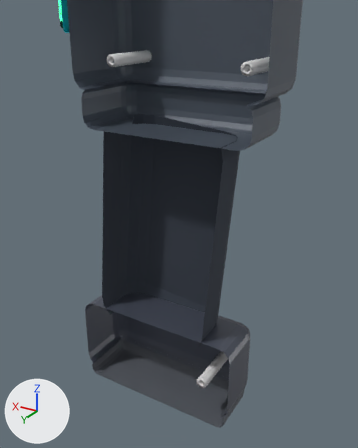
An edit to the Blender file Soleac_Modelo.blend, drawn before and after from the same camera.
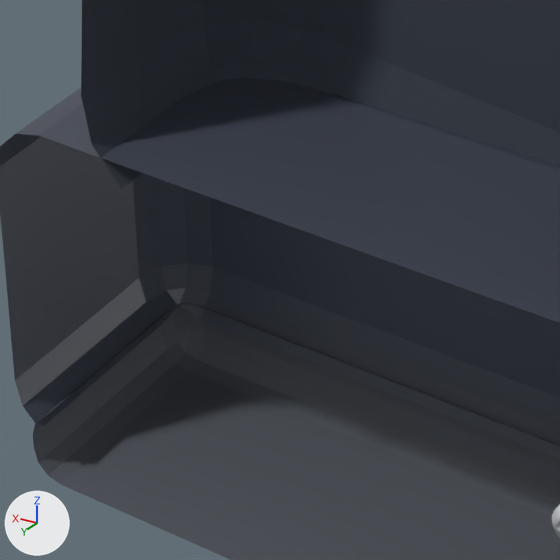
There are two pictures of each version: one from a 50 mm camera at (-0.1286, 0.2207, 0.1173) aimed at (0.0179, -0.0235, -0.0049), one close up on the part from 24% to 55% of the width and 62% to 87% of the height. The lights are fixed; the arrows at lower left show +X, +Y and +Z. The first two pictures are the older version.

The first close-up shows 'Screen_Frame.002' and 1 more.
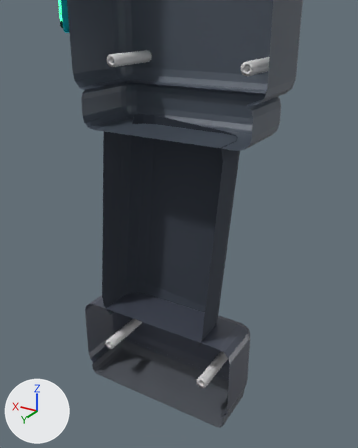
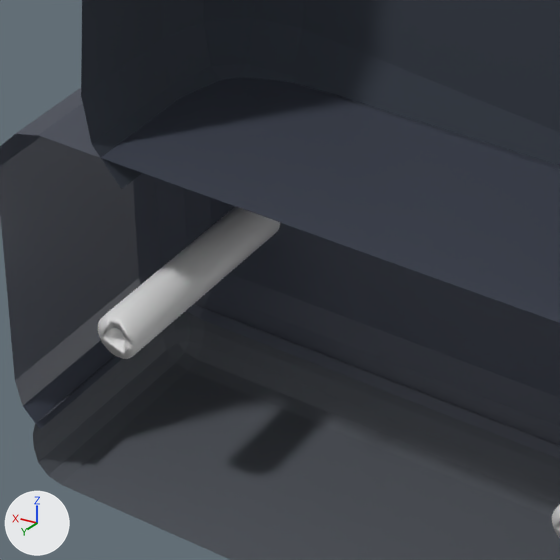
Pixel boxes (x1, y1, x2, y2) of what changed, in the close-ups (560 x 560 px):
'Boss_M3.004', added: after (98, 206, 280, 359)

Diff of the bpy script that builds the scene:
```diff
--- a/Soleac_Modelo.blend.py
+++ b/Soleac_Modelo.blend.py
@@ ob_boss_m3_004 @@
+ob_boss_m3_004 = bpy.data.objects.new('Boss_M3.004', me_cilindro_006.copy())  # the mesh of ob_boss_m3_005
+ob_boss_m3_004.location = (0.0335, 0.0168, -0.0668)
+ob_boss_m3_004.rotation_euler = (1.571, 0.0, 0.0)  # degrees (90, 0, 0)
+ob_boss_m3_004.scale = (1.0, 1.0, 3.0)
```
